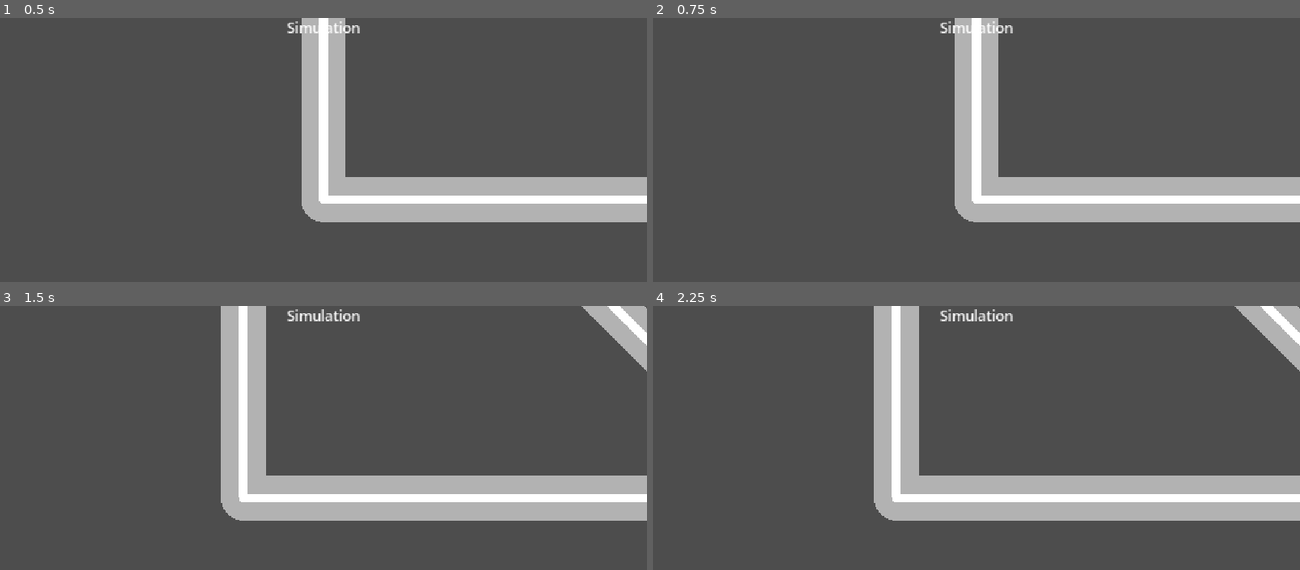
Above: before the commit, frames 1-4 (two rows, left to right).
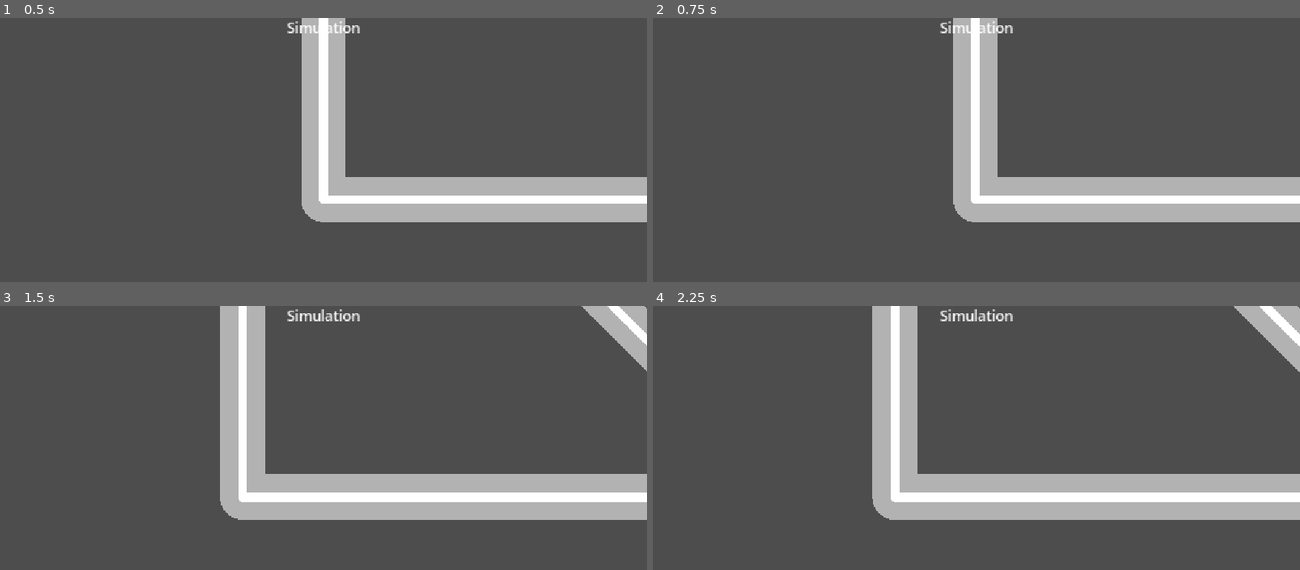
Above: after the commit, the same moments.

Repository: Saffron-develop/Multi-Modal-Transit-Optimization-Simulation
Game: Godot game, scene res://Scenes/simulation.tscn
The game is run twice, just before and just after one commit, with the same random seed, the same clock (stepped at 60 frames per second) and the same inputs.
Inputs (mouse positions are in pixels of both pictures, inside the frame that each line leads up to):
- Up to frame 1 (0.5 s): no input
- Up to frame 2 (0.75 s): tap Enter at 0.5 s; move the mouse to (1118, 181) at 0.52 s; hold D (move_right, bound only after the commit) from 0.53 s (still down); hold Middle mouse button (pan) from 0.53 s (still down); click (1118, 181) at 0.67 s
- Up to frame 3 (1.5 s): tap Space at 1.25 s; move the mouse to (194, 506) at 1.27 s; release D (move_right, bound only after the commit) at 1.28 s; release Middle mouse button (pan) at 1.28 s; hold S (move_down, bound only after the commit) from 1.28 s (still down); tap Middle mouse button (pan) at 1.35 s
- Up to frame 4 (2.25 s): tap Enter at 2 s; move the mouse to (1041, 408) at 2.02 s; release S (move_down, bound only after the commit) at 2.03 s; hold D (move_right, bound only after the commit) from 2.03 s (still down); hold Middle mouse button (pan) from 2.03 s (still down)

Frame 1 is identical in both runs. In frame 2, 0.5% of the frame differs, in the area x 46-54%, y 0-78%; in frame 3, 1.2%; in frame 4, 1.6%, in the area x 33-100%, y 0-82%.

Commit message:
Started implementing pathfinding

Diff:
--- a/Scenes/simulation.tscn
+++ b/Scenes/simulation.tscn
@@ -6,6 +6,7 @@
 [ext_resource type="Script" uid="uid://4yhbddtibbe4" path="res://Scripts/road_visualizer.gd" id="4_wpefv"]
 [ext_resource type="Script" uid="uid://bvlnuv1hvf2uy" path="res://Scripts/camera_controller.gd" id="5_83pfb"]
 [ext_resource type="Script" uid="uid://bdjdhnw1o8rhs" path="res://Scripts/buliding/access_node_tool.gd" id="6_ypxof"]
+[ext_resource type="Texture2D" uid="uid://tq7cstov63rr" path="res://Assets/Basic 2D Shapes Primitive 128px/grey rough/Diamond (2).png" id="7_v0ioj"]
 
 [node name="Simulation" type="Node2D" unique_id=2073321539]
 
@@ -50,10 +51,10 @@
 
 [node name="_Marker2D_33549" parent="road_network" unique_id=922480767 node_paths=PackedStringArray("connected_nodes") groups=["road_marker"] instance=ExtResource("3_diyjw")]
 position = Vector2(0, -1000)
-connected_nodes = [NodePath("../@Marker2D@33183"), NodePath("../@Marker2D@33183"), NodePath("../@Marker2D@32822"), NodePath("../road_marker"), NodePath("../@Marker2D@43204")]
+connected_nodes = [NodePath("../@Marker2D@33183"), NodePath("../@Marker2D@33183"), NodePath("../@Marker2D@32822"), NodePath("../road_marker"), NodePath("../_Marker2D_43204")]
 
-[node name="@Marker2D@43204" parent="road_network" unique_id=1823772891 node_paths=PackedStringArray("connected_nodes") groups=["road_marker"] instance=ExtResource("3_diyjw")]
-position = Vector2(-618, -1241)
+[node name="_Marker2D_43204" parent="road_network" unique_id=1823772891 node_paths=PackedStringArray("connected_nodes") groups=["road_marker"] instance=ExtResource("3_diyjw")]
+position = Vector2(-799, -1333)
 connected_nodes = [NodePath("../_Marker2D_33549")]
 
 [node name="road_visualizer" type="Node2D" parent="." unique_id=126050889 node_paths=PackedStringArray("road_manager")]
@@ -64,8 +65,12 @@
 script = ExtResource("5_83pfb")
 
 [node name="buliding" type="Node2D" parent="." unique_id=1425212061]
-position = Vector2(-192, -509)
+position = Vector2(-125, -1410)
 
 [node name="access_node" type="Marker2D" parent="buliding" unique_id=639625543]
-position = Vector2(92, -747.4315)
+position = Vector2(-122.28146, 313.56824)
 script = ExtResource("6_ypxof")
+
+[node name="sprite" type="Sprite2D" parent="buliding" unique_id=441825277]
+scale = Vector2(1.84375, 1.84375)
+texture = ExtResource("7_v0ioj")
--- a/Scripts/buliding/access_node_tool.gd
+++ b/Scripts/buliding/access_node_tool.gd
@@ -27,38 +27,34 @@
 
 		var node_a = selected_nodes[0].global_position
 		var node_b = selected_nodes[1].global_position
-		var above = false
+		var buidling_pos = get_parent().global_position
+		var above = 1
 
-		#step 1, check if vertical
+		#step 1, check if vertical or horizontal
 		if node_a.x == node_b.x:
-			if global_position.x < node_a.x:
-				above = true
-		#step 2, find slope of road
+			global_position.x = node_a.x
+			waiting_for_selection = false
+			return
+
+		if node_a.y == node_b.y:
+			global_position.y = node_a.y
+			waiting_for_selection = false
+			return
+
+		#step 2, find slope of road and perpendicular slope
 		var road_slope = (node_a.y - node_b.y) / (node_a.x - node_b.x)
+		var perpendicular_slope = -(1 / road_slope)
 
-		#step 3, find y-intercept
+		#step 3, find y-intercept and perpendicular y-intercept
 		var road_intercept = node_a.y - (road_slope * node_a.x)
+		var perpendicular_intercept = buidling_pos.y - (perpendicular_slope * buidling_pos.x)
 
-		#step 4, plug in x of access into slope formula
-		var access_point_line_height = (road_slope * global_position.x) + road_intercept
+		#step 4, solves the systems of equation for the two lines to find where they intersect
+		var x_value = (perpendicular_intercept-road_intercept)/(road_slope-perpendicular_slope)
+		var y_value = ((road_slope*perpendicular_intercept)-(perpendicular_slope * road_intercept))/(road_slope-perpendicular_slope)
+		var intersection_point = Vector2(x_value, y_value)
 
-		#step 5, compare resulting y to access y
-		if access_point_line_height >= global_position.y:
-			above = true
-
-		if above:
-			print("point is above")
-		else:
-			print("point is below")
-
-		#step 6, find perpendicular slope and place access there.
-		var perpendicular_slope = 1 / road_slope
-		if above:
-			global_position = Vector2(node_a.x - 100, (perpendicular_slope * 100) + node_a.y)
-		else:
-			global_position = Vector2(node_a.x - 100, (perpendicular_slope * -100) + node_a.y)
-
-
-		print("node a: ", selected_nodes[0], "  node b: ", selected_nodes[1])
+		print(intersection_point)
+		global_position = intersection_point
 
 		waiting_for_selection = false
--- a/Scripts/road_manager.gd
+++ b/Scripts/road_manager.gd
@@ -2,6 +2,50 @@
 
 var nodes: Array = []
 var edges: Dictionary = {}
+var access_nodes: Dictionary = {}
+var node_id: Dictionary = {}
+var id_node: Dictionary = {}
+
+class RoadAStar extends AStar2D:
+	var edge_costs: Dictionary = {}
+	var manager
+
+	func _init(road_manager: Node2D):
+		manager = road_manager
+
+	func get_edge_cost(from_id: int, to_id: int) -> float:
+		var from_node
+		var to_node
+		if from_id in manager.id_node and to_id in manager.id_node:
+			from_node = manager.id_node[from_id]
+			to_node = manager.id_node[to_id]
+		else:
+			return 0
+
+		var road_vector : Vector2 = to_node - from_node
+		var road_length = road_vector.length()
+
+		return road_length
+
+
+	func set_edge_cost(from_id: int, to_id: int) -> void:
+		var road_length = get_edge_cost(from_id, to_id)
+
+		edge_costs[Vector2i(from_id, to_id)] = road_length
+
+	func _compute_cost(from_id: int, to_id: int) -> float:
+		var pair = Vector2i(from_id, to_id)
+		if edge_costs.has(pair):
+			return edge_costs[pair]
+
+		var from_node
+		var to_node
+		if from_id in manager.id_node and to_id in manager.id_node:
+			return manager.id_node[from_id].distance_to(manager.id_node[to_id])
+		else:
+			return 0
+
+var grid = RoadAStar.new(self)
 
 func _ready() -> void:
 	bake_roads()
@@ -25,10 +69,21 @@
 	print("Confriming road connections...")
 	process_progress = 0
 	for node in nodes:
+
 		print(str("Progress: ", process_progress, "/", len(nodes)))
+		grid.add_point(process_progress, node)
+		node_id[node] = process_progress
+		id_node[process_progress] = node
+
 		for edge in edges[node]:
+
 			if not edges[edge].has(node):
 				edges[edge].append(node)
+
+			if edge in node_id:
+				grid.set_edge_cost(node_id[node], node_id[edge])
+				grid.connect_points(node_id[node], node_id[edge], true)
+
 		process_progress += 1
 
 	queue_redraw()
@@ -49,3 +104,8 @@
 		draw_circle(node, 8, Color(1, 1, 1))
 		for edge in edges[node]:
 			draw_line(node, edge, Color(1, 1, 1), 16)
+
+
+
+# func find_path() -> Array[Vector2]:
+# 	grid.
--- a/project.godot
+++ b/project.godot
@@ -32,6 +32,30 @@
 , Object(InputEventKey,"resource_local_to_scene":false,"resource_name":"","device":-1,"window_id":0,"alt_pressed":false …(182 unchanged characters)…
 ]
 }
+move_up={
+"deadzone": 0.2,
+"events": [Object(InputEventKey,"resource_local_to_scene":false,"resource_name":"","device":-1,"window_id":0,"alt_pressed":false,"shift_pressed":false,"ctrl_pressed":false,"meta_pressed":false,"pressed":false,"keycode":0,"physical_keycode":87,"key_label":0,"unicode":119,"location":0,"echo":false,"script":null)
+, Object(InputEventKey,"resource_local_to_scene":false,"resource_name":"","device":-1,"window_id":0,"alt_pressed":false,"shift_pressed":false,"ctrl_pressed":false,"meta_pressed":false,"pressed":false,"keycode":0,"physical_keycode":4194320,"key_label":0,"unicode":0,"location":0,"echo":false,"script":null)
+]
+}
+move_down={
+"deadzone": 0.2,
+"events": [Object(InputEventKey,"resource_local_to_scene":false,"resource_name":"","device":-1,"window_id":0,"alt_pressed":false,"shift_pressed":false,"ctrl_pressed":false,"meta_pressed":false,"pressed":false,"keycode":0,"physical_keycode":83,"key_label":0,"unicode":115,"location":0,"echo":false,"script":null)
+, Object(InputEventKey,"resource_local_to_scene":false,"resource_name":"","device":-1,"window_id":0,"alt_pressed":false,"shift_pressed":false,"ctrl_pressed":false,"meta_pressed":false,"pressed":false,"keycode":0,"physical_keycode":4194322,"key_label":0,"unicode":0,"location":0,"echo":false,"script":null)
+]
+}
+move_left={
+"deadzone": 0.2,
+"events": [Object(InputEventKey,"resource_local_to_scene":false,"resource_name":"","device":-1,"window_id":0,"alt_pressed":false,"shift_pressed":false,"ctrl_pressed":false,"meta_pressed":false,"pressed":false,"keycode":0,"physical_keycode":65,"key_label":0,"unicode":97,"location":0,"echo":false,"script":null)
+, Object(InputEventKey,"resource_local_to_scene":false,"resource_name":"","device":-1,"window_id":0,"alt_pressed":false,"shift_pressed":false,"ctrl_pressed":false,"meta_pressed":false,"pressed":false,"keycode":0,"physical_keycode":4194319,"key_label":0,"unicode":0,"location":0,"echo":false,"script":null)
+]
+}
+move_right={
+"deadzone": 0.2,
+"events": [Object(InputEventKey,"resource_local_to_scene":false,"resource_name":"","device":-1,"window_id":0,"alt_pressed":false,"shift_pressed":false,"ctrl_pressed":false,"meta_pressed":false,"pressed":false,"keycode":0,"physical_keycode":68,"key_label":0,"unicode":100,"location":0,"echo":false,"script":null)
+, Object(InputEventKey,"resource_local_to_scene":false,"resource_name":"","device":-1,"window_id":0,"alt_pressed":false,"shift_pressed":false,"ctrl_pressed":false,"meta_pressed":false,"pressed":false,"keycode":0,"physical_keycode":4194321,"key_label":0,"unicode":0,"location":0,"echo":false,"script":null)
+]
+}
 
 [physics]
 
Not shown, added: Scenes/simulation.tscn8293357073.tmp
Not shown, added: Scenes/simulation.tscn8303224196.tmp
